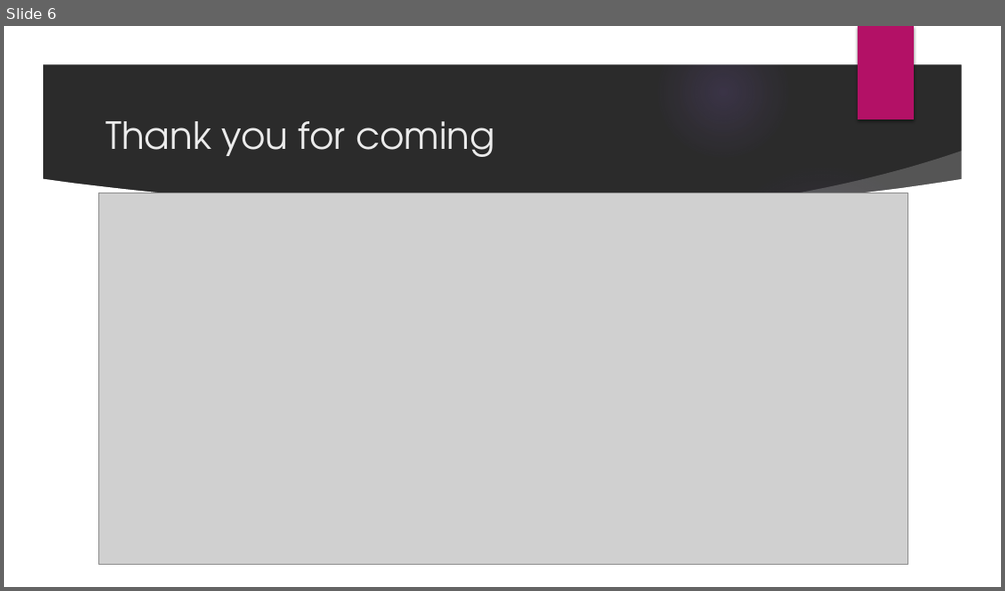
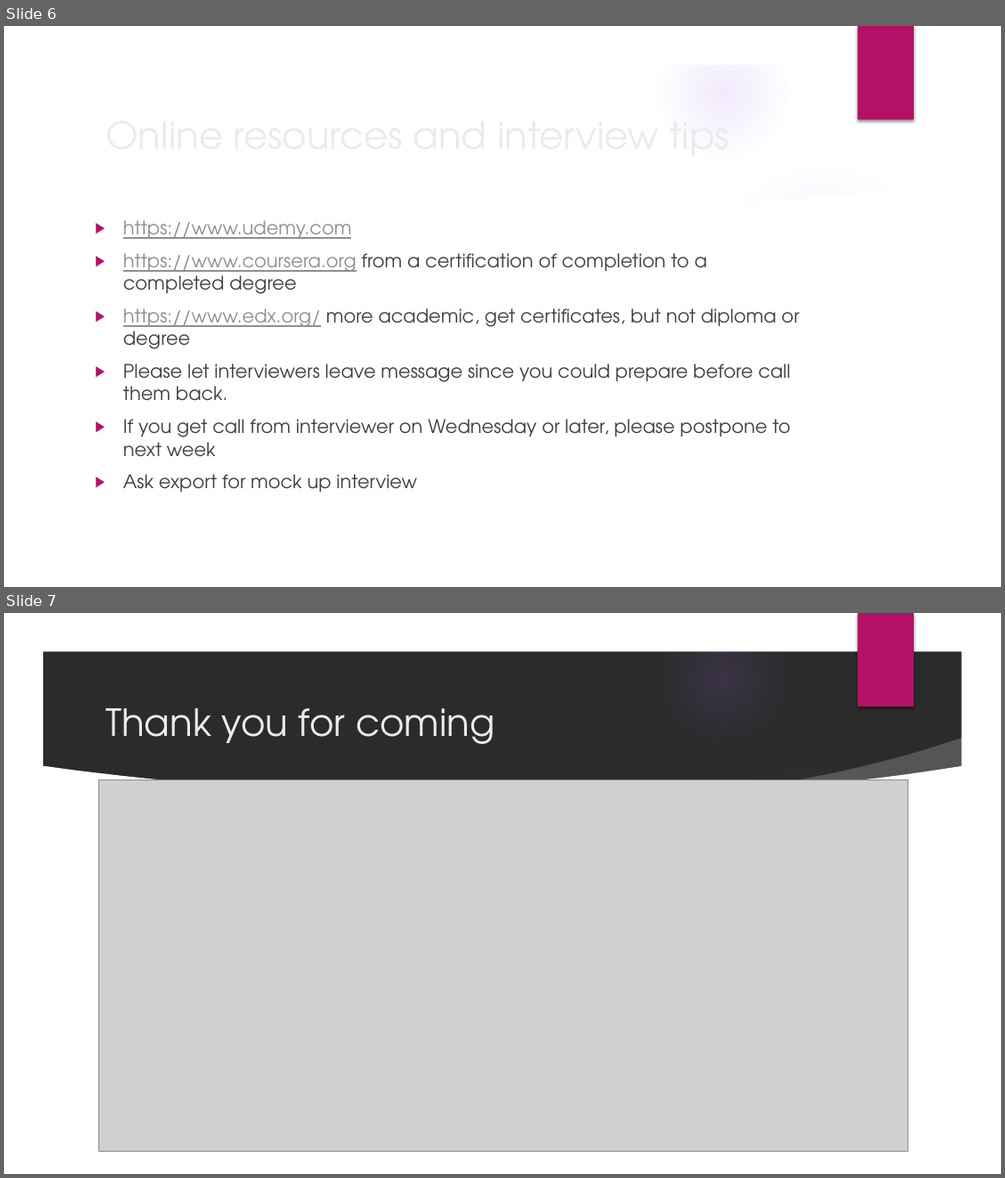
Before and after one commit to Predator-Z/DataDrivenJobHunting, a slide deck: DataDrivenJobHunting.pptx. Shown one above the other, each under a label of ours: slide 6 before the commit, slides 6 and 7 after it. The pictures are 1005x591 and 1005x1178 pixels, drawn with LibreOffice and Linux fonts; fonts in the diff are those of the drawing; grey boxes stand for pictures; background and template pictures are left out; a plain dark background stands for a picture behind light text. Boxes give left, top, right and bottom in pixels: in the first picture for what was removed or moved away, otherwise in the second. Text is boxed around its words. In the diff, an @@ line names an element or a change of style, - is before the commit and + after.

```diff
--- a/DataDrivenJobHunting.pptx
+++ b/DataDrivenJobHunting.pptx
@@ slide 6 added at [4,26,1001,587], background picture (left out); not listed: 9 template elements that a slide beside it also shows @@
@@ title added at [98,105,815,163], 36 pt, text #EBEBEB @@
+Online resources and interview tips
@@ text added at [123,220,799,491], 18 pt, text #404040 @@
+▶ https://www.udemy.com
+▶ https://www.coursera.org from a certification of completion to a completed degree
+▶ https://www.edx.org/ more academic, get certificates, but not diploma or degree
+▶ Please let interviewers leave message since you could prepare before call them back.
+▶ If you get call from interviewer on Wednesday or later, please postpone to next week
+▶ Ask export for mock up interview
@@ what was slide 6 is now slide 7 @@
```
Also in this commit, not shown: 1 slide changed.
